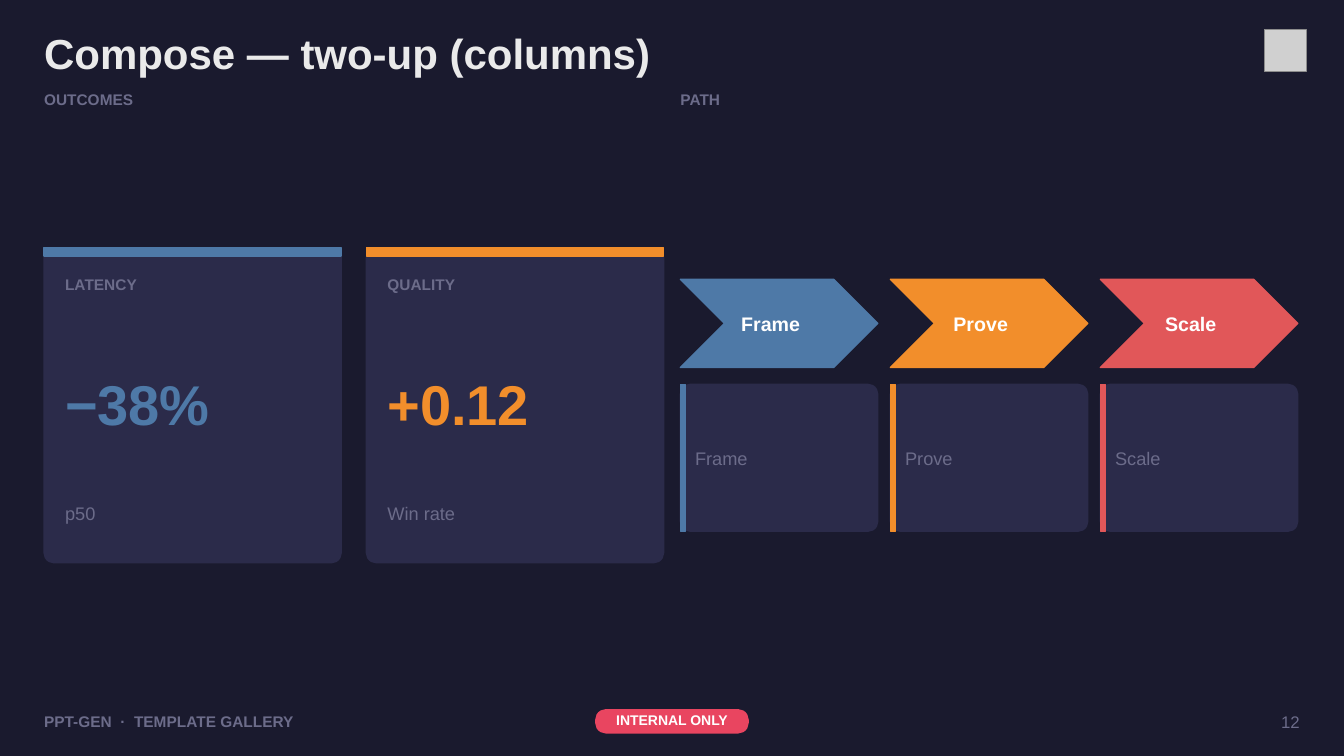
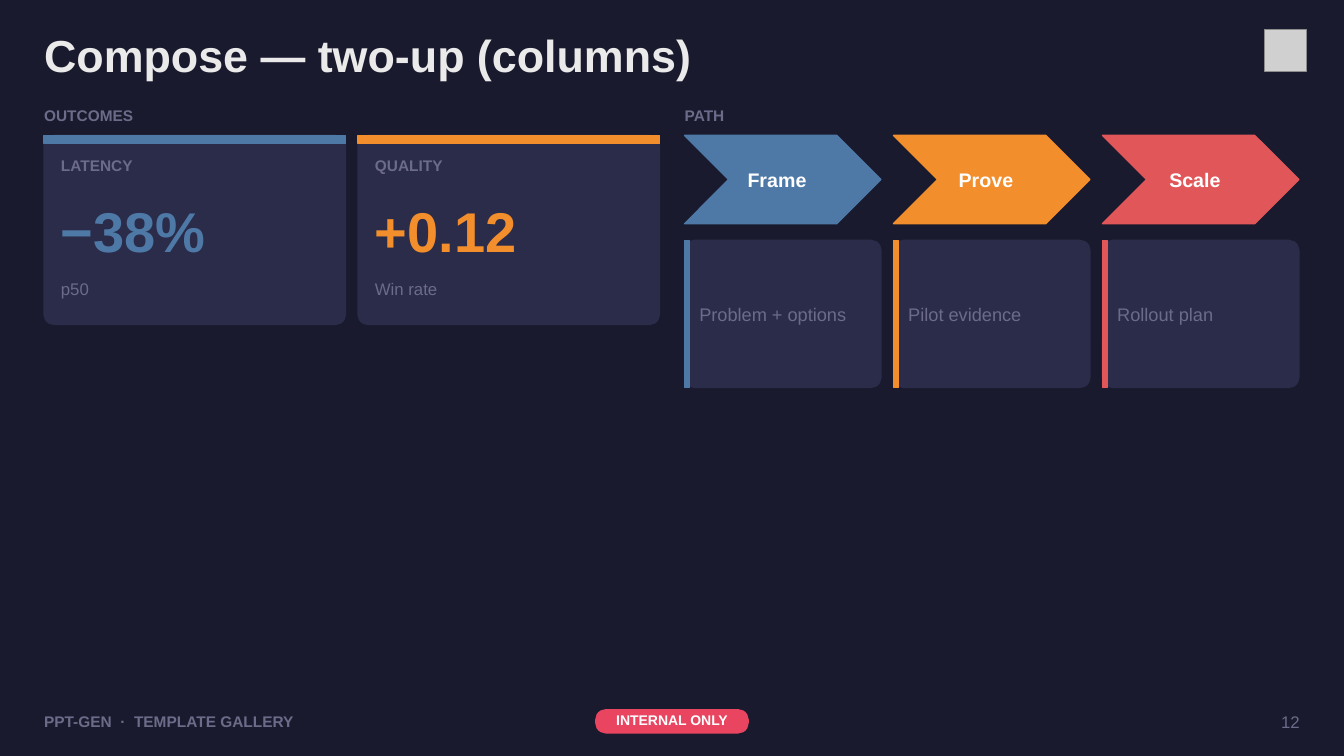
Before and after one commit to dhanesh123in/ppt-gen, a slide deck: slide 12 of examples/template-gallery.pptx. Drawn at 1344x756 pixels with LibreOffice and Linux fonts; fonts in the diff are those of the drawing; grey boxes stand for pictures. Boxes give left, top, right and bottom in pixels: in the first picture for what was removed or moved away, otherwise in the second. Text is boxed around its words. In the diff, an @@ line names an element or a change of style, - is before the commit and + after.

```diff
--- a/examples/template-gallery.pptx
+++ b/examples/template-gallery.pptx
@@ text "Compose — two-up (columns)" at [44,39,691,81]: size 30 to 32 pt @@
@@ text "OUTCOMES": place and size @@
-text "OUTCOMES" at [44,94,133,105]
+text "OUTCOMES" at [44,110,133,121]
@@ text "PATH": place and size @@
-text "PATH" at [680,94,720,105]
+text "PATH" at [685,110,725,121]
@@ rectangle: place and size @@
-rectangle at [44,248,342,256]
+rectangle at [44,135,346,143]
@@ rounded rectangle: place and size @@
-rounded rectangle at [44,248,342,563]
+rounded rectangle at [44,135,346,325]
@@ rounded rectangle at [44,135,346,325]: proportions changed @@
@@ rectangle: place and size @@
-rectangle at [367,248,664,256]
+rectangle at [358,135,659,143]
@@ rounded rectangle at [358,135,659,325]: proportions changed @@
@@ rounded rectangle: place and size @@
-rounded rectangle at [367,248,664,563]
+rounded rectangle at [358,135,659,325]
@@ 2 rectangles, 2 rounded rectangles, 2 chevrons: place and size @@
-2 rectangles, 2 rounded rectangles, 2 chevrons at [681,279,1088,531]
+2 rectangles, 2 rounded rectangles, 2 chevrons at [685,135,1090,388]
@@ text "Frame": place and size @@
-text "Frame" at [741,317,800,331]
+text "Frame" at [748,173,807,187]
@@ text "Prove": place and size @@
-text "Prove" at [953,317,1008,331]
+text "Prove" at [959,173,1014,187]
@@ 1 rectangle, 1 rounded rectangle, 1 chevron: place and size @@
-1 rectangle, 1 rounded rectangle, 1 chevron at [1101,279,1299,531]
+1 rectangle, 1 rounded rectangle, 1 chevron at [1103,135,1300,388]
@@ text "Scale": place and size @@
-text "Scale" at [1165,317,1216,331]
+text "Scale" at [1169,173,1220,187]
@@ text "LATENCY": place and size @@
-text "LATENCY" at [65,279,137,290]
+text "LATENCY" at [61,160,133,171]
@@ text "QUALITY": place and size @@
-text "QUALITY" at [387,279,455,293]
+text "QUALITY" at [375,160,443,174]
@@ text "−38%": place and size @@
-text "−38%" at [65,386,210,426]
+text "−38%" at [61,213,206,253]
@@ text "+0.12": place and size @@
-text "+0.12" at [387,386,529,426]
+text "+0.12" at [375,213,517,253]
@@ text "p50": place and size @@
-text "p50" at [65,507,95,524]
+text "p50" at [61,283,89,298]
@@ text "p50" at [61,283,89,298]: size 13 to 12 pt @@
@@ text "Win rate" at [375,283,437,295]: size 13 to 12 pt @@
@@ text "Win rate": place and size @@
-text "Win rate" at [387,507,455,520]
+text "Win rate" at [375,283,437,295]
@@ text at [699,308,847,325]: text changed @@
-Frame
+Problem + options
@@ text at [908,308,1022,321]: text changed @@
-Prove
+Pilot evidence
@@ text at [1117,308,1213,325]: text changed @@
-Scale
+Rollout plan
```
Also in this commit, not shown: 14 other slides changed, 1 slide added, 14 other files.
